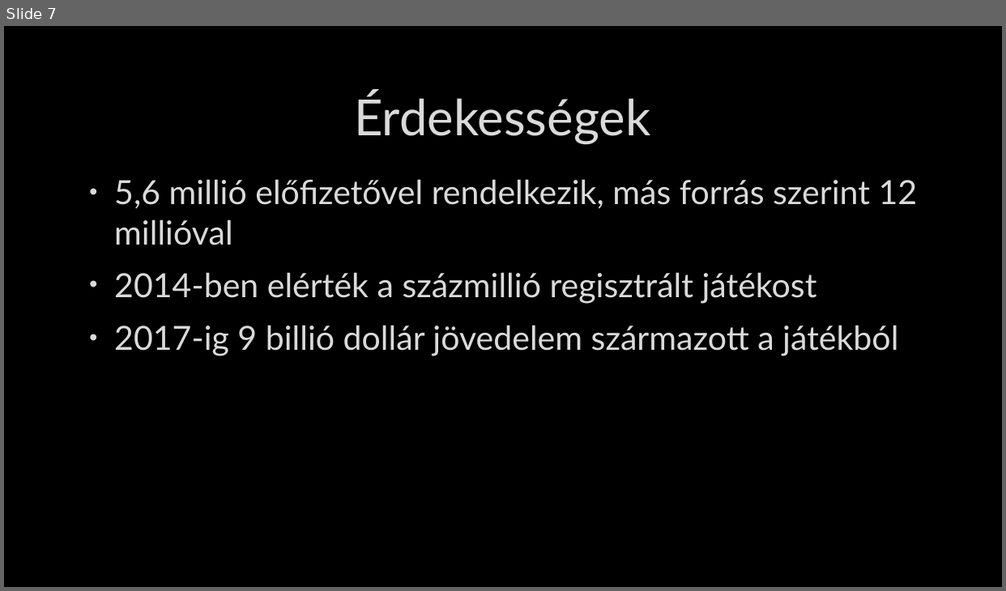
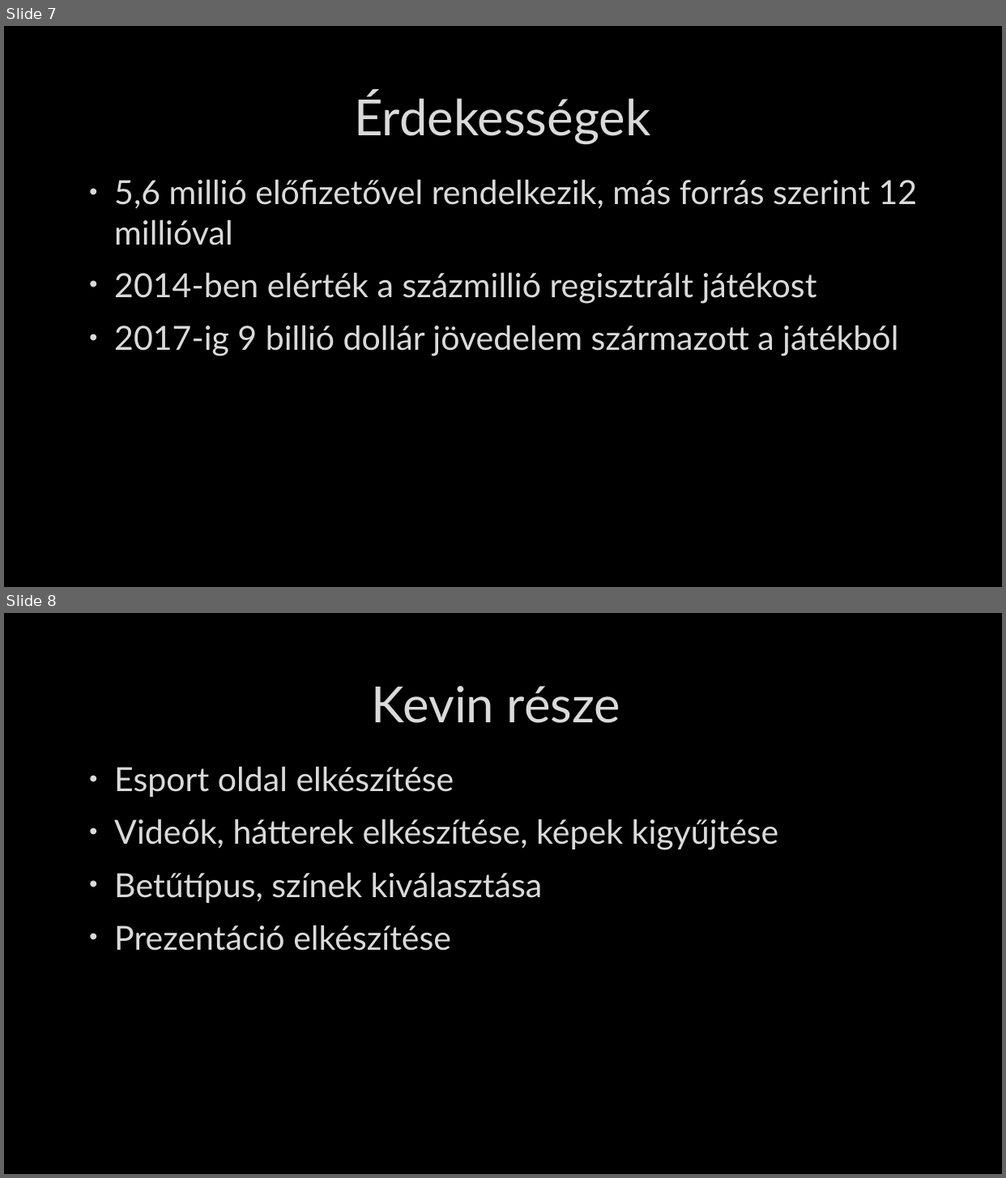
Before and after one commit to sariandras/WOW-project, a slide deck: wow.pptx. Shown one above the other, each under a label of ours: slide 7 before the commit, slides 7 and 8 after it. The pictures are 1006x591 and 1006x1178 pixels, drawn with LibreOffice and Linux fonts; fonts in the diff are those of the drawing; background and template pictures are left out. Boxes give left, top, right and bottom in pixels: in the first picture for what was removed or moved away, otherwise in the second. Text is boxed around its words. In the diff, an @@ line names an element or a change of style, - is before the commit and + after.

Commit message:
Prezentáció kiegészítés

```diff
--- a/wow.pptx
+++ b/wow.pptx
@@ slide 8 added at (4, 613, 1002, 1174), background picture (left out) @@
@@ title added at (372, 686, 620, 723), 48 pt, text #DADADA @@
+Kevin része
@@ text added at (114, 766, 779, 951), 32 pt, text #DADADA @@
+• Esport oldal elkészítése
+• Videók, hátterek elkészítése, képek kigyűjtése
+• Betűtípus, színek kiválasztása
+• Prezentáció elkészítése
```
Also in this commit, not shown: 2 slides changed, 3 other slides added.
